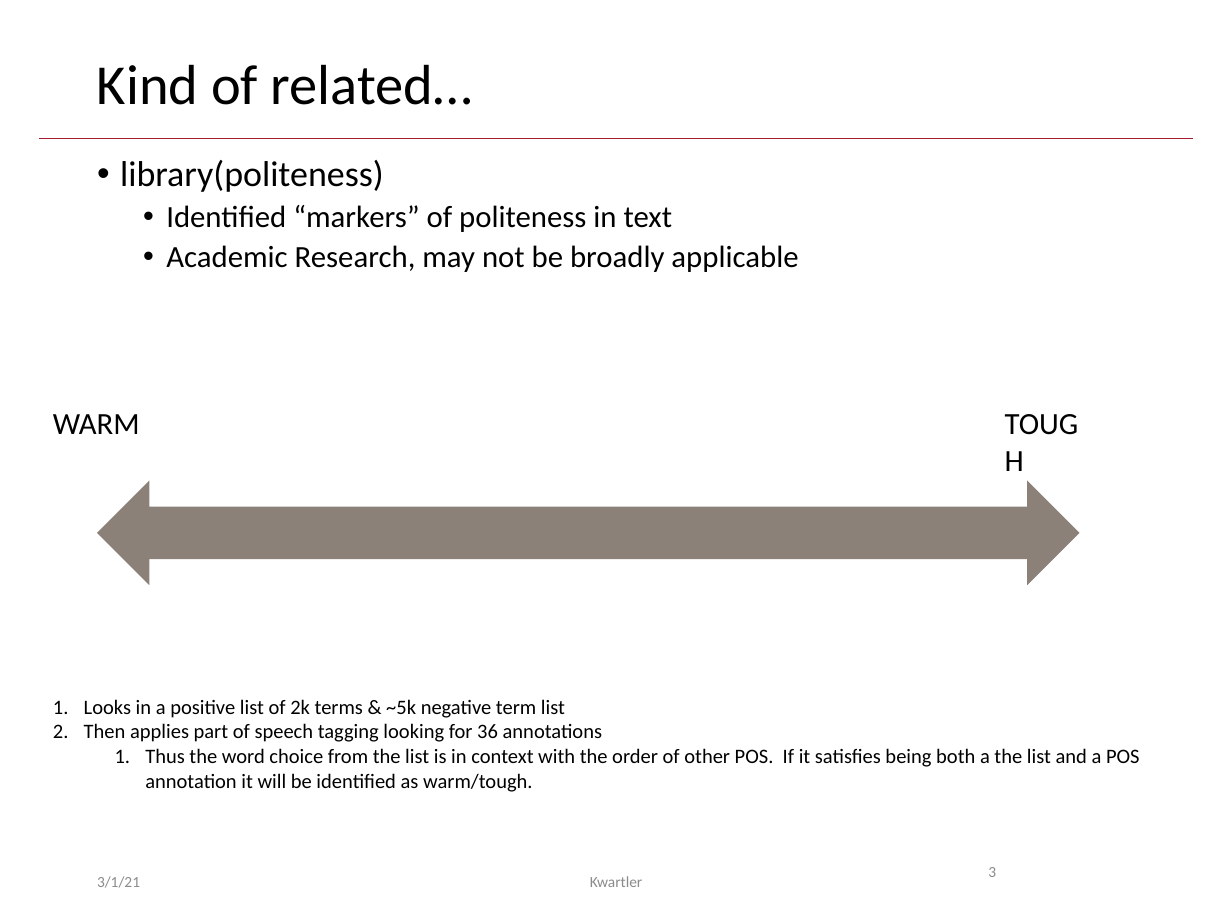
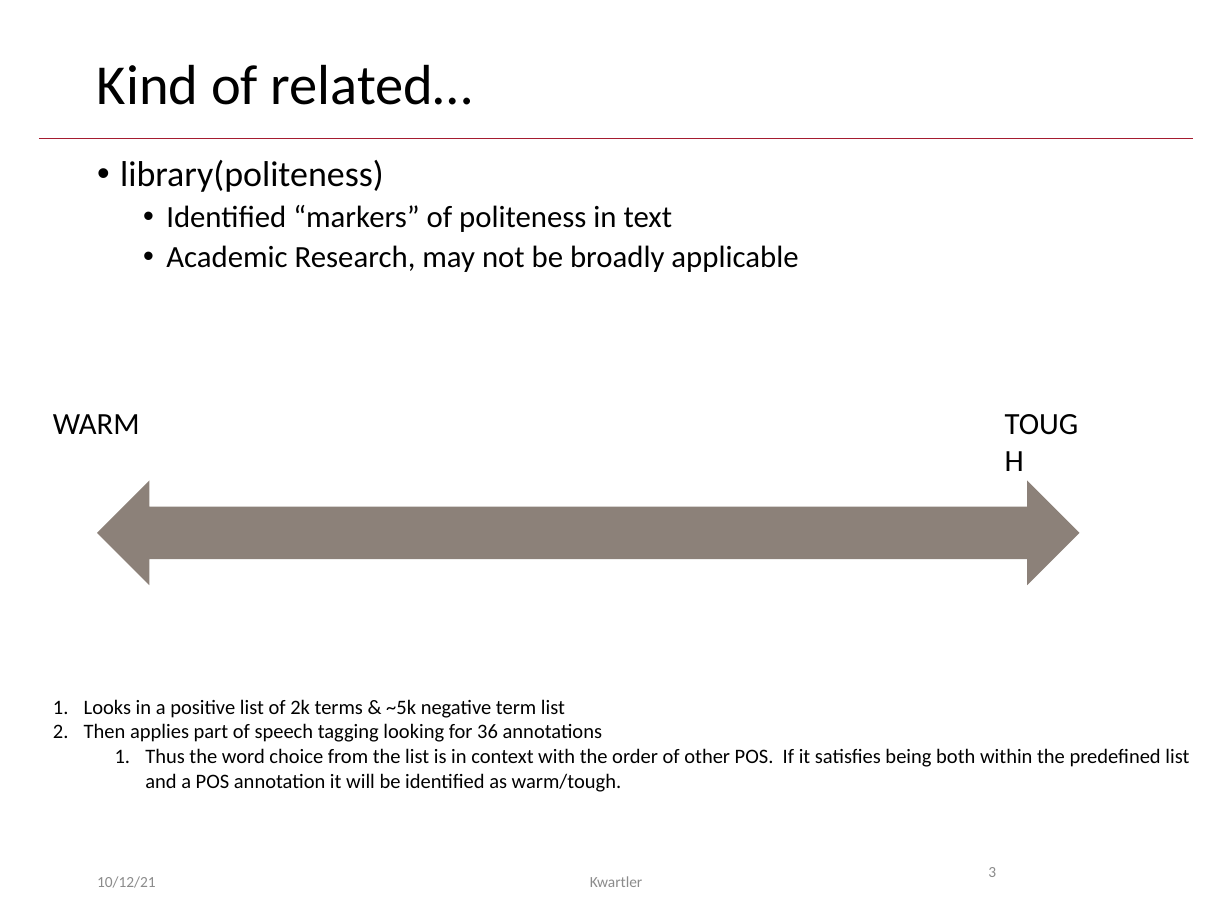
Before and after one commit to kwartler/LUX_NLP_student, a slide deck: slide 3 of lessons/oct14/tidy sentiment.pptx. Drawn at 1232x924 pixels with LibreOffice and Linux fonts; fonts in the diff are those of the drawing. Boxes give left, top, right and bottom in pixels: in the first picture for what was removed or moved away, otherwise in the second. Text is boxed around its words. In the diff, an @@ line names an element or a change of style, - is before the commit and + after.

Commit message:
update pptx

```diff
--- a/lessons/oct14/tidy sentiment.pptx
+++ b/lessons/oct14/tidy sentiment.pptx
@@ text at (145,748,1189,792): text changed @@
-  1. Thus the word choice from the list is in context with the order of other POS. If it satisfies being both a the list and a POS annotation it will be identified as warm/tough.
+  1. Thus the word choice from the list is in context with the order of other POS. If it satisfies being both within the predefined list and a POS annotation it will be identified as warm/tough.
@@ text at (97,876,156,888): text changed @@
-3/1/21
+10/12/21
```
Also in this commit, not shown: 11 other slides changed.
